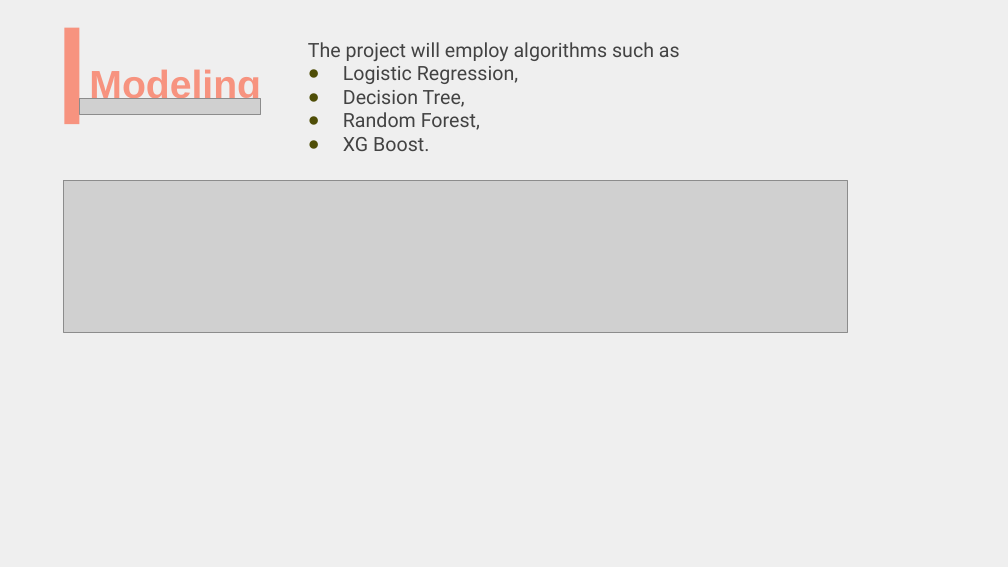
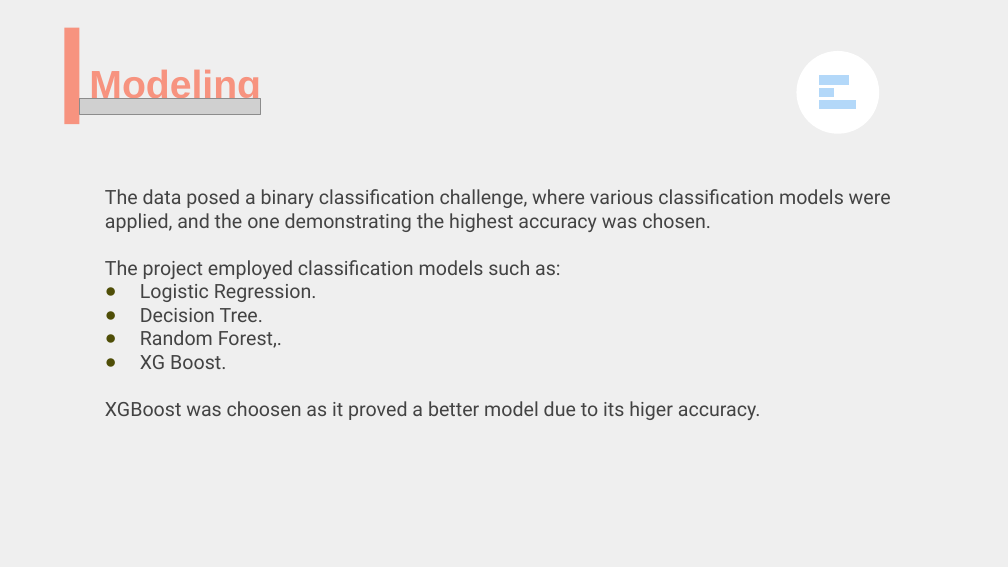
Before and after one commit to NgenziNevilleMativo/syriatel_customer_churn, a slide deck: slide 9 of SyriaTel Powerpoint.pptx. Drawn at 1008x567 pixels with LibreOffice and Linux fonts; fonts in the diff are those of the drawing; grey boxes stand for pictures. Boxes give left, top, right and bottom in pixels: in the first picture for what was removed or moved away, otherwise in the second. Text is boxed around its words. In the diff, an @@ line names an element or a change of style, - is before the commit and + after.

```diff
--- a/SyriaTel Powerpoint.pptx
+++ b/SyriaTel Powerpoint.pptx
@@ text removed at (308, 42, 680, 151) @@
-The project will employ algorithms such as
-● Logistic Regression,
-● Decision Tree,
-● Random Forest,
-● XG Boost.
@@ group added at (796, 51, 879, 134): 3 freeform shapes, 1 ellipse @@
@@ picture removed at (64, 180, 848, 333) @@
@@ text added at (105, 189, 891, 420), 14 pt, text #434343 @@
+The data posed a binary classification challenge, where various classification models were applied, and the one demonstrating the highest accuracy was chosen.
+The project employed classification models such as:
+● Logistic Regression.
+● Decision Tree.
+● Random Forest,.
+● XG Boost.
+XGBoost was choosen as it proved a better model due to its higer accuracy.
```
Also in this commit, not shown: 3 other slides changed, 4 slides added, 32 slides removed, 2 other files.
